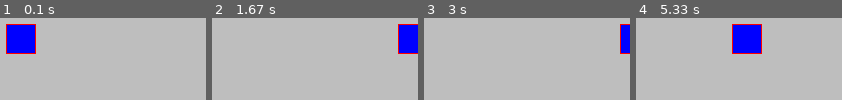
Above: before the commit, frames 1-4 (left to right).
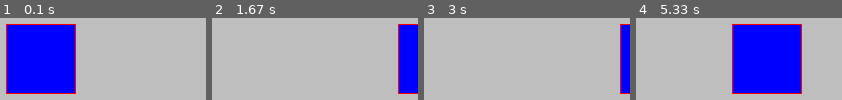
Above: after the commit, the same moments.

Repository: ConnorJ-Github/Pygame-Sprites-Demo
Game: pygame game, started from main.py
Same seed, same stepped clock (60 frames per second), same inputs: the game is played once before the commit and once after it.
Inputs:
- Up to frame 1 (0.1 s): no input
- Up to frame 2 (1.67 s): hold D 0.33-0.8 s; hold D 0.83-1.3 s; hold A from 1.33 s (still down)
- Up to frame 3 (3 s): release A at 1.87 s; hold A 1.9-2.3 s; hold D 2.33-2.97 s
- Up to frame 4 (5.33 s): hold A 3-3.47 s; hold D 3.5-3.97 s; hold D 4-4.47 s; hold A 4.5-5.03 s; hold A from 5.07 s (still down)

The runs differ from the first frame. In frame 1, 24% of the frame differs, in the area x 2-37%, y 7-93%; in frame 2, 4.8%; in frame 3, 2.4%; in frame 4, 24%.

Commit message:
Tweaking

Diff:
--- a/player.py
+++ b/player.py
@@ -2,7 +2,6 @@
 from spriteloader import SpriteLoader
 
 class Player(pygame.sprite.Sprite):
-
     def __init__(self, x, y, width, height):
 
         self.sprite_sheets = SpriteLoader()
@@ -38,17 +37,17 @@
             self.character_direction = 'left'
             self.animation_frame = 0
 
-    def animation(self, fps):
-        pass
-        # self.move(self.x_speed, self.y_speed)
+    # def animation(self, fps):
+    #     pass
+    #     # self.move(self.x_speed, self.y_speed)
 
     def load_sprite(self, display):
+        pygame.draw.rect(display, 'blue', self.character)
+        pygame.draw.rect(display, self.hitbox_colour, self.hitbox, 1)
+
+
         self.sprite = self.SPRITES["Idle_" + self.character_direction][0]
         display.blit(self.sprite,(self.character.x, self.character.y))
-
-
-        pygame.draw.rect(display, 'blue', self.character)
-        pygame.draw.rect(display, self.hitbox_colour, self.hitbox, 1)
 
 
     def update(self, display):
--- a/world.py
+++ b/world.py
@@ -5,7 +5,7 @@
     def __init__(self):
         self.display_surface = pygame.display.get_surface()
 
-        self.character = Player(HEIGHT/2,WIDTH/2, 30,30)
+        self.character = Player(HEIGHT/2,WIDTH/2, 70,70)
 
 
     def run(self):
